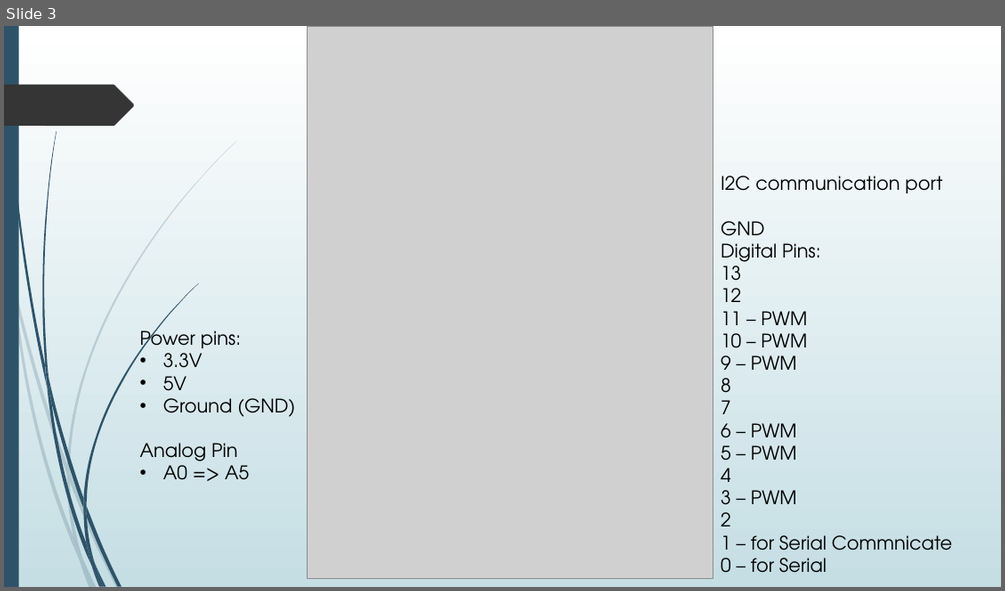
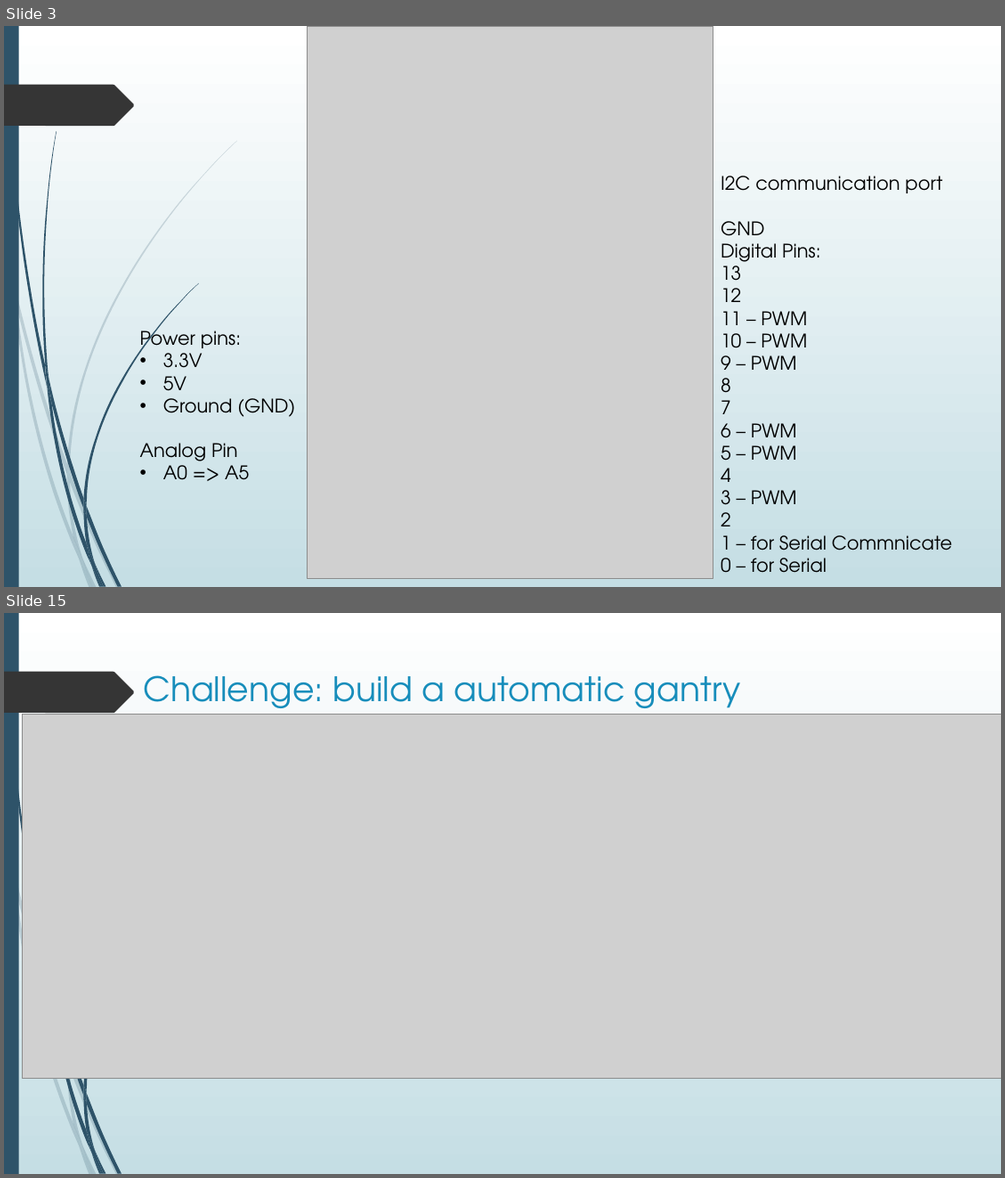
Before and after one commit to nxphi47/arduinoWSntuoss, a slide deck: Arduino_workshop.pptx. Shown one above the other, each under a label of ours: slide 3 before the commit, slides 3 and 15 after it; the slides between them are not shown. The pictures are 1005x591 and 1005x1178 pixels, drawn with LibreOffice and Linux fonts; fonts in the diff are those of the drawing; grey boxes stand for pictures. Boxes give left, top, right and bottom in pixels: in the first picture for what was removed or moved away, otherwise in the second. Text is boxed around its words. In the diff, an @@ line names an element or a change of style, - is before the commit and + after.

```diff
--- a/Arduino_workshop.pptx
+++ b/Arduino_workshop.pptx
@@ slide 15 added at [4,613,1001,1174], background gradient #FFFFFF to #C5DEE5; not listed: 20 template elements that a slide beside it also shows @@
@@ title added at [143,675,741,717], 32.4 pt, text #178DBB @@
+Challenge: build a automatic gantry
@@ picture added at [22,714,1001,1078] @@
```
Also in this commit, not shown: 1 slide changed, 11 other slides added, 3 other files.
